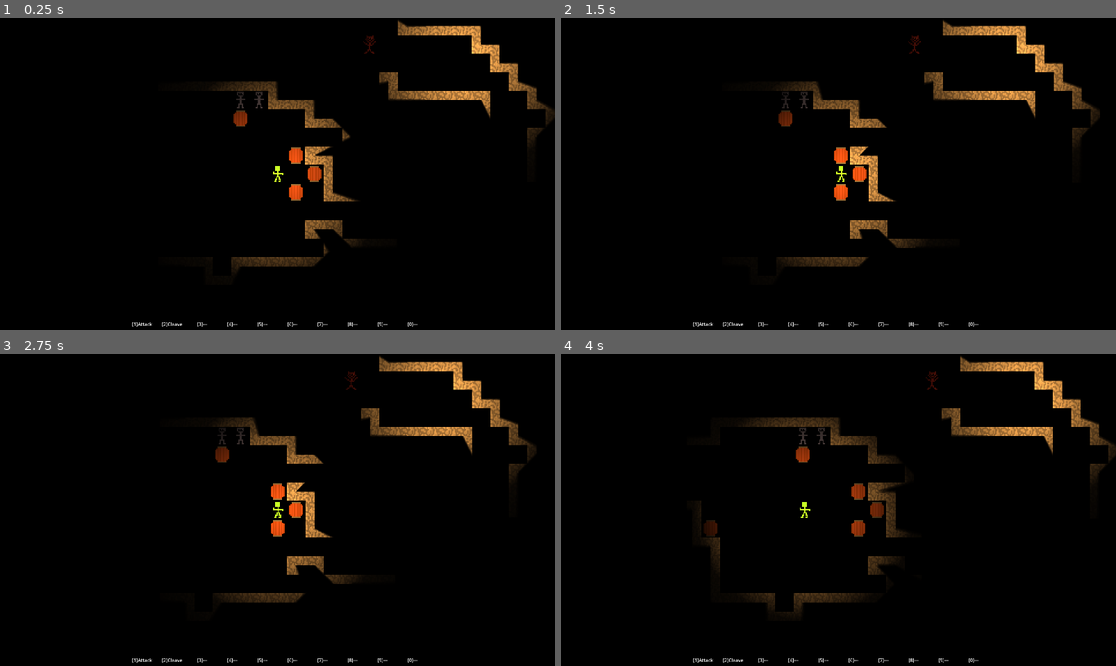
Above: before the commit, frames 1-4 (two rows, left to right).
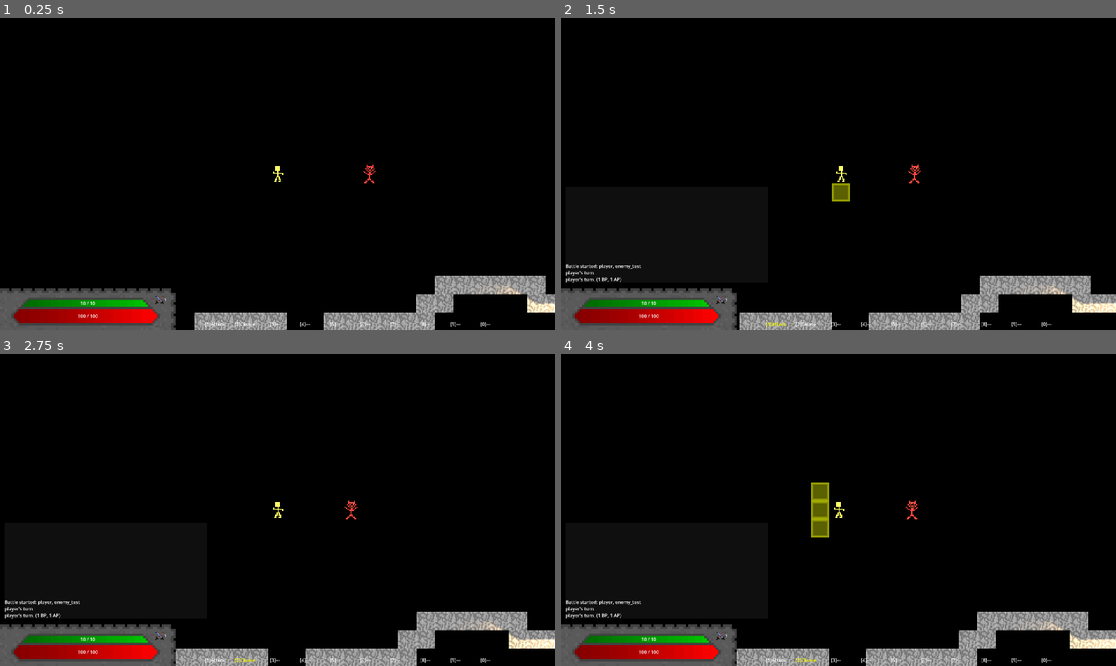
Above: after the commit, the same moments.

Repository: E-Rodowicz/Project-Fantasy
Game: Godot game, scene res://scenes/levels/world.tscn
Two runs of this game, one before a commit and one after it. Both use one fixed random seed, a clock stepped at 60 frames per second and the inputs below.
Inputs:
- Up to frame 1 (0.25 s): no input
- Up to frame 2 (1.5 s): tap Enter at 0.5 s; hold Right (ui_right) 0.53-1.28 s; tap 0 (ability_0) at 0.6 s; hold Down (ui_down) from 1.28 s (still down); tap 1 (ability_1) at 1.35 s
- Up to frame 3 (2.75 s): release Down (ui_down) at 2.03 s; hold Right (ui_right) from 2.03 s (still down); tap 2 (ability_2) at 2.1 s
- Up to frame 4 (4 s): release Right (ui_right) at 2.78 s; hold Up (ui_up) 2.78-3.53 s; tap 3 (ability_3) at 2.85 s; hold Left (ui_left) from 3.53 s (still down); tap 4 (ability_4) at 3.6 s

The runs differ from the first frame. In frame 1, 13% of the frame differs, in the area x 0-100%, y 0-100%; in frame 2, 13%; in frame 3, 13%; in frame 4, 14%.

Commit message:
Basic HP + MP + BP GUI displays

Diff:
--- a/project.godot
+++ b/project.godot
@@ -27,6 +27,7 @@
 InteractManager="*uid://ch16rf63rwelf"
 BattleManager="*uid://de01d4j3efl18"
 CombatLog="*uid://b6ehgsn8cuax5"
+PlayerHud="*uid://c3g1tm6cd10lm"
 HotbarDisplay="*uid://dglkqqhv3gaip"
 
 [display]
--- a/scenes/gui/combat_log_display.tscn
+++ b/scenes/gui/combat_log_display.tscn
@@ -11,10 +11,10 @@
 
 [node name="PanelContainer" type="PanelContainer" parent="." unique_id=854032027]
 layout_mode = 0
-offset_left = 100.0
-offset_top = 656.0
-offset_right = 800.0
-offset_bottom = 988.0002
+offset_left = 16.0
+offset_top = 584.0
+offset_right = 716.0
+offset_bottom = 916.0002
 
 [node name="RichTextLabel" type="RichTextLabel" parent="PanelContainer" unique_id=311139901]
 layout_mode = 2
--- a/scenes/gui/hotbar_display.tscn
+++ b/scenes/gui/hotbar_display.tscn
@@ -15,14 +15,14 @@
 
 [node name="hotbar_container" type="HBoxContainer" parent="anchor" unique_id=858619990]
 layout_mode = 1
-anchors_preset = 7
-anchor_left = 0.5
+anchors_preset = -1
+anchor_left = 0.63100004
 anchor_top = 1.0
-anchor_right = 0.5
+anchor_right = 0.63100004
 anchor_bottom = 1.0
-offset_left = -20.0
+offset_left = -19.52002
 offset_top = -40.0
-offset_right = 20.0
+offset_right = 20.47998
 grow_horizontal = 2
 grow_vertical = 0
 theme_override_constants/separation = 4
--- /dev/null
+++ b/scenes/gui/player_hud.gd
@@ -0,0 +1,34 @@
+extends CanvasLayer
+
+@onready var hp_bar: TextureProgressBar = $anchor/hp_bar
+@onready var hp_label: Label = $anchor/hp_bar/hp_label
+
+@onready var mp_bar: TextureProgressBar = $anchor/mp_bar
+@onready var mp_label: Label = $anchor/mp_bar/mp_label
+
+@onready var bp_icon: TextureRect = $anchor/bp_icon
+@onready var bp_label: Label = $anchor/bp_icon/bp_label
+
+func _ready() -> void:
+	process_mode = Node.PROCESS_MODE_ALWAYS
+
+func _process(_delta: float) -> void:
+	# HP
+	hp_bar.max_value = PlayerData.max_hp
+	hp_bar.value = PlayerData.current_hp
+	hp_label.text = str(PlayerData.current_hp) + " / " + str(PlayerData.max_hp)
+
+	# MP
+	mp_bar.max_value = PlayerData.mp_max
+	if BattleManager.active and BattleManager.player_turn != null:
+		mp_bar.value = BattleManager.player_turn.mp_budget
+		mp_label.text = str(BattleManager.player_turn.mp_budget) + " / " + str(PlayerData.mp_max)
+	else:
+		mp_bar.value = PlayerData.mp_max
+		mp_label.text = str(PlayerData.mp_max) + " / " + str(PlayerData.mp_max)
+
+	# BP
+	if BattleManager.active and BattleManager.player_turn != null:
+		bp_label.text = str(BattleManager.player_turn.bp_remaining)
+	else:
+		bp_label.text = str(PlayerData.bp_max)
--- /dev/null
+++ b/scenes/gui/player_hud.tscn
@@ -0,0 +1,96 @@
+[gd_scene format=3 uid="uid://c3g1tm6cd10lm"]
+
+[ext_resource type="Texture2D" uid="uid://d0vrax5h8jcgp" path="res://assets/sprites/hp_bar_bg.png" id="1_gtiwb"]
+[ext_resource type="Script" uid="uid://dqxk5t5c18umh" path="res://scenes/gui/player_hud.gd" id="1_lbg3w"]
+[ext_resource type="Texture2D" uid="uid://djvf8pef48hdd" path="res://assets/sprites/hp_bar_frame - Copy.png" id="2_lbg3w"]
+[ext_resource type="Texture2D" uid="uid://bjhwngwhspkgg" path="res://assets/sprites/hp_bar_fill.png" id="2_qxd7q"]
+[ext_resource type="Texture2D" uid="uid://dmbn8hdau3v04" path="res://assets/sprites/mp_bar_bg.png" id="5_pfsq8"]
+[ext_resource type="Texture2D" uid="uid://b75unn5doufq4" path="res://assets/sprites/mp_bar_fill.png" id="6_iouey"]
+[ext_resource type="Texture2D" uid="uid://dq1hro017erht" path="res://assets/sprites/bp_icon.png" id="7_iouey"]
+
+[sub_resource type="LabelSettings" id="LabelSettings_btbmf"]
+font_size = 14
+
+[node name="player_hud" type="CanvasLayer" unique_id=175671404]
+script = ExtResource("1_lbg3w")
+
+[node name="anchor" type="Control" parent="." unique_id=95113712]
+layout_mode = 3
+anchors_preset = 15
+anchor_right = 1.0
+anchor_bottom = 1.0
+grow_horizontal = 2
+grow_vertical = 2
+
+[node name="hp_bar" type="TextureProgressBar" parent="anchor" unique_id=1162361743]
+texture_filter = 1
+layout_mode = 0
+offset_top = 936.0
+offset_right = 608.0
+offset_bottom = 1080.0
+max_value = 200.0
+nine_patch_stretch = true
+texture_under = ExtResource("1_gtiwb")
+texture_over = ExtResource("2_lbg3w")
+texture_progress = ExtResource("2_qxd7q")
+
+[node name="hp_label" type="Label" parent="anchor/hp_bar" unique_id=1755078183]
+layout_mode = 1
+anchors_preset = -1
+anchor_left = 0.5
+anchor_top = 0.66700006
+anchor_right = 0.5
+anchor_bottom = 0.66700006
+offset_left = -72.0
+offset_top = -16.048004
+offset_right = 72.0
+offset_bottom = 15.951996
+grow_horizontal = 2
+grow_vertical = 2
+horizontal_alignment = 1
+vertical_alignment = 1
+autowrap_mode = 2
+
+[node name="mp_bar" type="TextureProgressBar" parent="anchor" unique_id=186894263]
+layout_mode = 0
+offset_left = 72.0
+offset_top = 968.0
+offset_right = 520.0
+offset_bottom = 1000.0
+nine_patch_stretch = true
+texture_under = ExtResource("5_pfsq8")
+texture_progress = ExtResource("6_iouey")
+
+[node name="mp_label" type="Label" parent="anchor/mp_bar" unique_id=379989357]
+layout_mode = 1
+anchors_preset = -1
+anchor_left = 0.518
+anchor_top = 0.609
+anchor_right = 0.518
+anchor_bottom = 0.609
+offset_left = -48.063995
+offset_top = -11.488001
+offset_right = 47.936005
+offset_bottom = 11.511999
+grow_horizontal = 2
+grow_vertical = 2
+horizontal_alignment = 1
+vertical_alignment = 1
+autowrap_mode = 2
+
+[node name="bp_icon" type="TextureRect" parent="anchor" unique_id=1878919694]
+layout_mode = 0
+offset_left = 536.0
+offset_top = 960.0
+offset_right = 568.0
+offset_bottom = 992.0
+texture = ExtResource("7_iouey")
+
+[node name="bp_label" type="Label" parent="anchor/bp_icon" unique_id=1995028823]
+layout_mode = 0
+offset_left = 32.0
+offset_right = 56.0
+offset_bottom = 32.0
+label_settings = SubResource("LabelSettings_btbmf")
+vertical_alignment = 1
+autowrap_mode = 3
--- a/scenes/levels/world.tscn
+++ b/scenes/levels/world.tscn
@@ -244,7 +244,7 @@
 tile_set = SubResource("TileSet_f1v6p")
 
 [node name="player" parent="." unique_id=988403666 instance=ExtResource("1_tsias")]
-position = Vector2(-8, -8)
+position = Vector2(-120, -248)
 
 [node name="barrel" parent="." unique_id=1627460681 instance=ExtResource("3_lfyvx")]
 position = Vector2(-120, 8)
@@ -274,6 +274,7 @@
 position = Vector2(-40, -72)
 
 [node name="CanvasModulate" type="CanvasModulate" parent="." unique_id=1899601071]
+visible = false
 color = Color(0, 0, 0, 1)
 
 [node name="WorldEnvironment" type="WorldEnvironment" parent="." unique_id=1827157273]
@@ -283,7 +284,7 @@
 occluder = SubResource("OccluderPolygon2D_w2p53")
 
 [node name="enemy_test" parent="." unique_id=837642104 instance=ExtResource("5_7xgas")]
-position = Vector2(72, -120)
+position = Vector2(-40, -248)
 collision_mask = 12
 stats = ExtResource("6_gy5pc")
 
--- a/scripts/autoloaders/PlayerData.gd
+++ b/scripts/autoloaders/PlayerData.gd
@@ -46,6 +46,7 @@
 var max_hp: int = 100
 var current_hp: int = 100
 
+var mp_max: int = 10
 var bp_max: int = 1
 var ap_max: int = 0
 
Binary file added: assets/sprites/bp_icon.png
Not shown, added: assets/sprites/bp_icon.png.import
Binary file added: assets/sprites/hp_bar_bg.png
Not shown, added: assets/sprites/hp_bar_bg.png.import
Binary file added: assets/sprites/hp_bar_fill.png
Not shown, added: assets/sprites/hp_bar_fill.png.import
Binary file added: assets/sprites/hp_bar_frame - Copy.png
Not shown, added: assets/sprites/hp_bar_frame - Copy.png.import
Binary file added: assets/sprites/hp_bar_frame.aseprite
Binary file added: assets/sprites/mp_bar_bg.png
Not shown, added: assets/sprites/mp_bar_bg.png.import
Binary file added: assets/sprites/mp_bar_fill.png
(and 2 more such lines)
